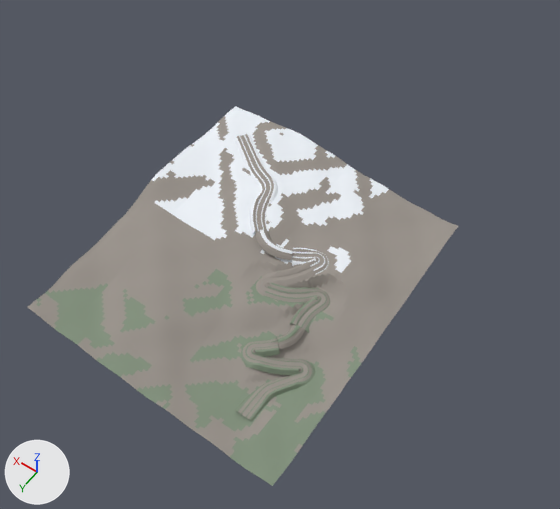
The FBX model Assets/Maps/DagTirmanisi/Dag_Arazi.fbx: old version first, new version second.
The view is the same before and after, from a 50 mm lens placed at (-898.0, 1016.0, 2725.0), pointed at (310.0, -675.0, 68.0). Lighting does not change. The marker at lower left points along +X, +Y and +Z. The picture after the commit comes second. Where no turn or scale is listed for an object, it has been applied to the vertices. Vertices at exactly the same position are counted once.

The first picture shows 'Arazi_Dis_01', 'Arazi_Dis_02', 'Arazi_Dis_03', 'Arazi_Dis_04', 'Arazi_Yamac_01', 'Arazi_Yamac_02', 'Arazi_Yamac_03', 'Arazi_Yamac_04' and 2 more.
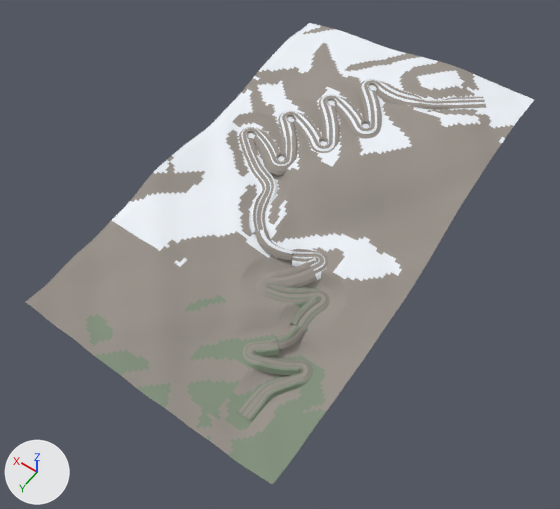
Where the change shows, as pixel boxes [x1, y1, x2, y2] in the pictures (560 x 509 px):
'Arazi_Dis_04', reshaped (7% narrower, 8% shorter): before [251, 160, 458, 344]; after [224, 210, 416, 380]
'Arazi_Dis_01', reshaped (12% narrower, 14% shorter): before [27, 195, 251, 394]; after [26, 221, 224, 393]
'Arazi_Dis_02', reshaped (11% narrower, 16% shorter): before [143, 264, 375, 486]; after [143, 299, 349, 485]
'Arazi_Dis_03', reshaped (9% narrower): before [140, 106, 341, 263]; after [111, 145, 294, 298]
'Arazi_Dis_06', added: after [295, 121, 482, 281]
'Arazi_Dis_08', added: after [361, 55, 534, 173]
'Arazi_Dis_07', added: after [251, 23, 414, 117]
'Arazi_Dis_05', added: after [185, 81, 349, 210]
'Arazi_Yamac_07', added: after [319, 95, 382, 139]
'Arazi_Yamac_05', added: after [239, 127, 298, 175]
'Arazi_Yamac_08', added: after [358, 79, 486, 110]
'Arazi_Yamac_06', added: after [278, 111, 340, 153]
part 3 of me_arazi_yamac_04_mesh, built on: before [234, 134, 259, 160]

The change, as a list of edits to the scene's bpy script:
```text
Change me_arazi_dis_01_mesh:
    remove me_arazi_dis_01_mesh.from_pydata(...)  # 1755 vertices, 1672 faces; spans x 360.0..976.0, y -534.0..165.0, z 25.0..154.0
    add me_arazi_dis_01_mesh.from_pydata(...)  # 1353 vertices, 1280 faces; spans x 357.0..969.0, y -341.0..165.0, z 42.0..166.0
    me_arazi_dis_01_mesh part 2: 1755 vertices removed from x 360.0..976.0, y -534.0..165.0, z 25.0..154.0; 1353 vertices added at x 357.0..969.0, y -341.0..165.0, z 42.0..166.0
Change me_arazi_dis_03_mesh:
    remove me_arazi_dis_03_mesh.from_pydata(...)  # 1755 vertices, 1672 faces; spans x 360.0..976.0, y -1233.0..-534.0, z 117.0..209.0
    add me_arazi_dis_03_mesh.from_pydata(...)  # 1353 vertices, 1280 faces; spans x 357.0..969.0, y -847.0..-341.0, z 87.0..226.0
    me_arazi_dis_03_mesh part 5: 1755 vertices removed from x 360.0..976.0, y -1233.0..-534.0, z 117.0..209.0; 1353 vertices added at x 357.0..969.0, y -847.0..-341.0, z 87.0..226.0
Change me_arazi_dis_04_mesh:
    remove me_arazi_dis_04_mesh.from_pydata(...)  # 1755 vertices, 1672 faces; spans x -256.0..360.0, y -1233.0..-534.0, z 51.0..164.0
    add me_arazi_dis_04_mesh.from_pydata(...)  # 1353 vertices, 1280 faces; spans x -256.0..357.0, y -847.0..-341.0, z 9.0..170.0
    me_arazi_dis_04_mesh part 4: 1755 vertices removed from x -256.0..360.0, y -1233.0..-534.0, z 51.0..164.0; 1353 vertices added at x -256.0..357.0, y -847.0..-341.0, z 9.0..170.0
Change me_arazi_yamac_04_mesh:
    remove me_arazi_yamac_04_mesh.from_pydata(...)  # 4464 vertices, 3551 faces; spans x 360.0..837.0, y -1104.0..-622.0, z 135.0..205.0
    add me_arazi_yamac_04_mesh.from_pydata(...)  # 3366 vertices, 2636 faces; spans x 360.0..714.0, y -1014.0..-622.0, z 135.0..205.0
    me_arazi_yamac_04_mesh part 3: 24 vertices moved from x 675.0..699.0, y -994.0..-963.0, z 195.0..198.0 to x 675.0..699.0, y -994.0..-963.0, z 194.0; 1098 vertices removed from x 664.0..837.0, y -1104.0..-944.0, z 180.0..198.0
Change me_arazi_dis_02_mesh:
    remove me_arazi_dis_02_mesh.from_pydata(...)  # 1755 vertices, 1672 faces; spans x -256.0..360.0, y -534.0..165.0, z -15.0..117.0
    add me_arazi_dis_02_mesh.from_pydata(...)  # 1353 vertices, 1280 faces; spans x -256.0..357.0, y -341.0..165.0, z -9.0..87.0
    me_arazi_dis_02_mesh part 1: 1755 vertices removed from x -256.0..360.0, y -534.0..165.0, z -15.0..117.0; 1353 vertices added at x -256.0..357.0, y -341.0..165.0, z -9.0..87.0
Add ob_arazi_yamac_05:
    ob_arazi_yamac_05 = bpy.data.objects.new('Arazi_Yamac_05', me_arazi_yamac_05_mesh)  # 4860 vertices, 4035 faces; spans x 473.0..848.0, y -1168.0..-943.0, z 165.0..258.0; in mat_mat_kaya (grey #99938b), mat_mat_kar (white #eff3f9)
    ob_arazi_yamac_05.location = (0.0, 0.0, 0.0)
Add ob_arazi_dis_08:
    ob_arazi_dis_08 = bpy.data.objects.new('Arazi_Dis_08', me_arazi_dis_08_mesh)  # 1353 vertices, 1280 faces; spans x -256.0..357.0, y -1859.0..-1353.0, z 332.0..425.0; in mat_mat_kar (white #eff3f9), mat_mat_kaya (grey #99938b)
    ob_arazi_dis_08.location = (0.0, 0.0, 0.0)
Add ob_arazi_yamac_08:
    ob_arazi_yamac_08 = bpy.data.objects.new('Arazi_Yamac_08', me_arazi_yamac_08_mesh)  # 4860 vertices, 4035 faces; spans x -111.0..469.0, y -1729.0..-1429.0, z 342.0..417.0; in mat_mat_kaya (grey #99938b), mat_mat_kar (white #eff3f9)
    ob_arazi_yamac_08.location = (0.0, 0.0, 0.0)
Add ob_arazi_dis_05:
    ob_arazi_dis_05 = bpy.data.objects.new('Arazi_Dis_05', me_arazi_dis_05_mesh)  # 1353 vertices, 1280 faces; spans x 357.0..969.0, y -1353.0..-847.0, z 167.0..335.0; in mat_mat_kar (white #eff3f9), mat_mat_kaya (grey #99938b)
    ob_arazi_dis_05.location = (0.0, 0.0, 0.0)
Add ob_arazi_yamac_06:
    ob_arazi_yamac_06 = bpy.data.objects.new('Arazi_Yamac_06', me_arazi_yamac_06_mesh)  # 4860 vertices, 4035 faces; spans x 342.0..726.0, y -1327.0..-1086.0, z 221.0..318.0; in mat_mat_kaya (grey #99938b), mat_mat_kar (white #eff3f9)
    ob_arazi_yamac_06.location = (0.0, 0.0, 0.0)
Add ob_arazi_dis_07:
    ob_arazi_dis_07 = bpy.data.objects.new('Arazi_Dis_07', me_arazi_dis_07_mesh)  # 1353 vertices, 1280 faces; spans x 357.0..969.0, y -1859.0..-1353.0, z 250.0..376.0; in mat_mat_kar (white #eff3f9), mat_mat_kaya (grey #99938b)
    ob_arazi_dis_07.location = (0.0, 0.0, 0.0)
Add ob_arazi_dis_06:
    ob_arazi_dis_06 = bpy.data.objects.new('Arazi_Dis_06', me_arazi_dis_06_mesh)  # 1353 vertices, 1280 faces; spans x -256.0..357.0, y -1353.0..-847.0, z 128.0..372.0; in mat_mat_kar (white #eff3f9), mat_mat_kaya (grey #99938b)
    ob_arazi_dis_06.location = (0.0, 0.0, 0.0)
Add ob_arazi_yamac_07:
    ob_arazi_yamac_07 = bpy.data.objects.new('Arazi_Yamac_07', me_arazi_yamac_07_mesh)  # 4860 vertices, 4035 faces; spans x 219.0..599.0, y -1492.0..-1236.0, z 281.0..379.0; in mat_mat_kaya (grey #99938b), mat_mat_kar (white #eff3f9)
    ob_arazi_yamac_07.location = (0.0, 0.0, 0.0)
```
